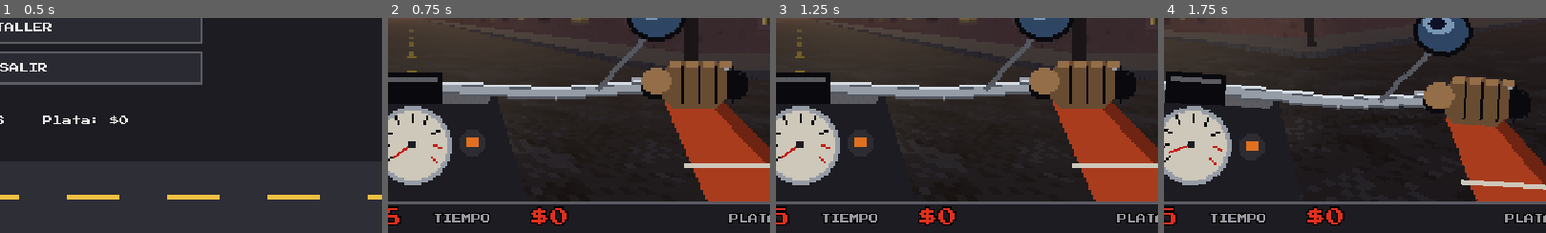
Above: before the commit, frames 1-4 (left to right).
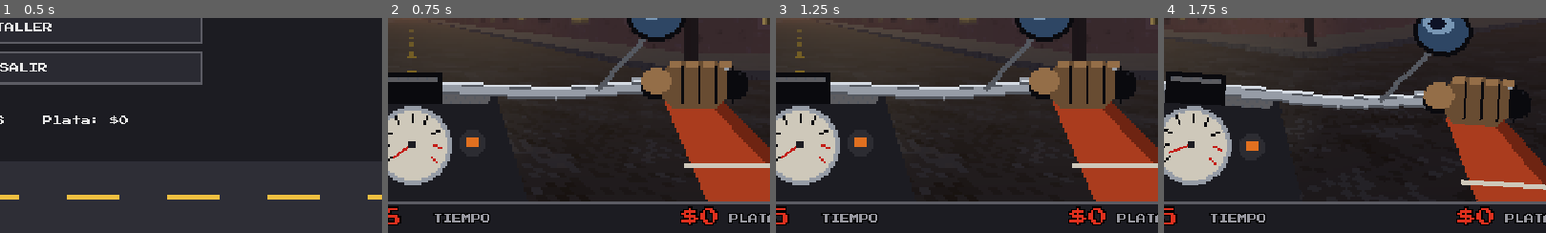
Above: after the commit, the same moments.

Repository: martinotomo/DELIVERY-EXPRESS-VENECA
Game: Godot game, scene res://scenes/main.tscn
Same seed, same stepped clock (60 frames per second), same inputs: the game is played once before the commit and once after it.
Inputs:
- Up to frame 1 (0.5 s): no input
- Up to frame 2 (0.75 s): click "JUGAR" at 0.5 s
- Up to frame 3 (1.25 s): no input
- Up to frame 4 (1.75 s): tap Enter (continuar) at 1.25 s; hold Right (derecha) from 1.28 s (still down); hold Up (acelerar) from 1.28 s (still down)
The pictures show only the part of the screen within x 47-97%, y 50-100%; the shares and areas given below are measured in that part.

Frame 1 is identical in both runs. In frame 2, 1.3% of the frame differs, in the area x 37-87%, y 87-97%; in frame 3, 1.3%; in frame 4, 1.3%.

Commit message:
La plata de la barra, alineada a la derecha junto a «PLATA»
Como la velocidad junto a KM/H y el tiempo junto a TIEMPO. Crece hacia la
izquierda con cifras largas; prueba con $0, $90.000 y $999.999.

Diff:
--- a/scripts/recorrido.gd
+++ b/scripts/recorrido.gd
@@ -18,6 +18,7 @@
 const SUBTITULO_S := 3.5
 const SUBTITULO_POS := Vector2(150, 310) # a la derecha del aviso de derrape, sobre la barra (y 334)
 const SUBTITULO_TAM := Vector2(470, 20)
+const PLATA_ETIQUETA_X := 586.0
 
 const C_TEXTO := Color("e8e8e8")
 const C_ROJO := Color("e0301e")
@@ -424,9 +425,12 @@
 	_l_reloj = _texto(Vector2(248, 339), 16, "Reloj")
 	_l_reloj.add_theme_color_override("font_color", C_ROJO)
 	_etiqueta(Vector2(338, 344), "TIEMPO")
-	_l_cuenta = _texto(Vector2(420, 339), 16, "Plata")
+	# Alineada a la derecha, pegada a «PLATA»: crece hacia la izquierda con cifras largas.
+	_l_cuenta = _texto(Vector2(PLATA_ETIQUETA_X - 8 - 200, 339), 16, "Plata")
+	_l_cuenta.size = Vector2(200, 22)
+	_l_cuenta.horizontal_alignment = HORIZONTAL_ALIGNMENT_RIGHT
 	_l_cuenta.add_theme_color_override("font_color", C_ROJO)
-	_etiqueta(Vector2(586, 344), "PLATA")
+	_etiqueta(Vector2(PLATA_ETIQUETA_X, 344), "PLATA")
 
 	var mini: Control = MINIMAPA.new()
 	mini.name = "Minimapa"
--- a/tests/test_escenas.gd
+++ b/tests/test_escenas.gd
@@ -184,6 +184,16 @@
 	t.check(main.progreso.dinero > antes, "entregar en el recorrido suma plata al progreso")
 	r2._actualizar_vista(0.0)
 	t.check_eq(r2.get_node("HUD/Plata").text, main.progreso.pesos(main.progreso.dinero), "la barra muestra la plata")
+	# La cifra va pegada a «PLATA» (Tomás, 30/09), también con cifras largas.
+	var l_plata: Label = r2.get_node("HUD/Plata")
+	var f_plata: Font = l_plata.get_theme_font("font")
+	for cifra in ["$0", "$90.000", "$999.999"]:
+		var ancho: float = f_plata.get_string_size(cifra, HORIZONTAL_ALIGNMENT_LEFT, -1, 16).x
+		var fin_texto: float = l_plata.position.x + l_plata.size.x
+		var ini_texto: float = fin_texto - ancho
+		t.check(r2.PLATA_ETIQUETA_X - fin_texto <= 12.0, "%s queda junto a PLATA" % cifra)
+		t.check(ini_texto > 380.0, "%s no se monta en el TIEMPO" % cifra)
+	t.check_eq(l_plata.horizontal_alignment, HORIZONTAL_ALIGNMENT_RIGHT, "la plata va alineada a la derecha")
 	# El aviso de derrape: pequeño, en la esquina, y solo cuando toca.
 	var aviso: Label = r2.get_node("HUD/Derrape")
 	t.check(not aviso.visible, "sin derrapar no hay aviso")
